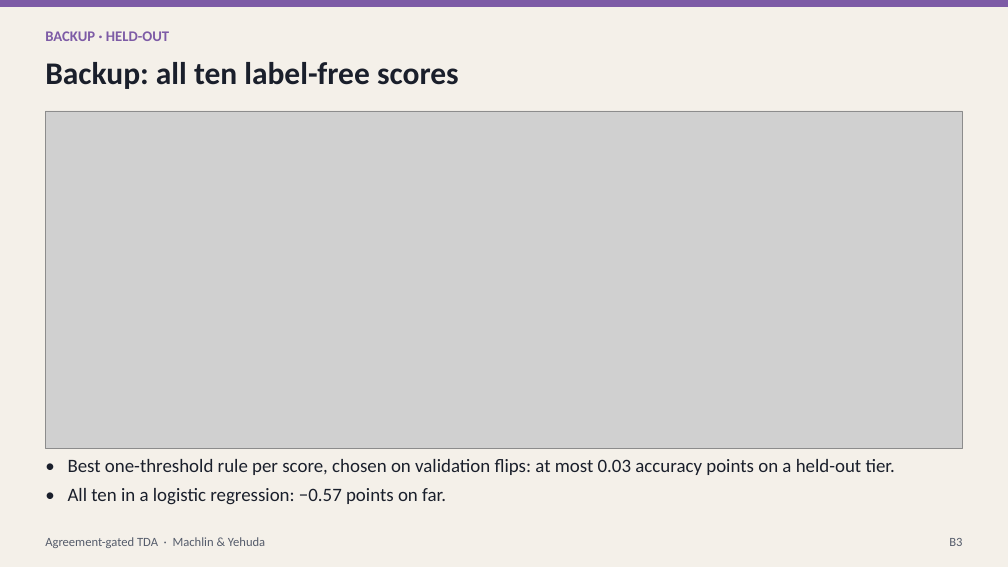
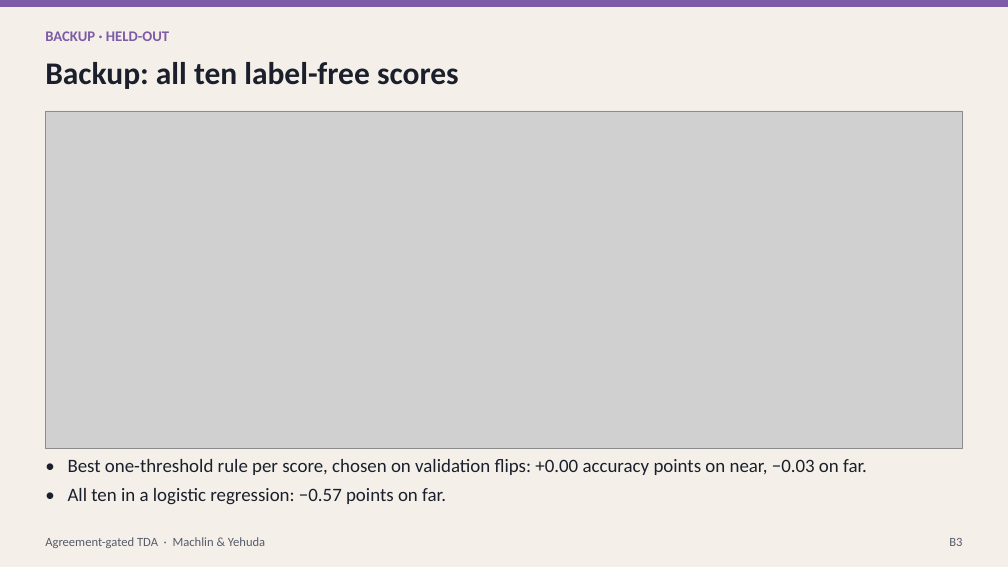
Before and after one commit to macwave12/deep_project_calibration_aware_tta, a slide deck: slide 20 of presentation/calibration_aware_tta.pptx. Drawn at 1008x567 pixels with LibreOffice and Linux fonts; fonts in the diff are those of the drawing; grey boxes stand for pictures. Boxes give left, top, right and bottom in pixels: in the first picture for what was removed or moved away, otherwise in the second. Text is boxed around its words. In the diff, an @@ line names an element or a change of style, - is before the commit and + after.

```diff
--- a/presentation/calibration_aware_tta.pptx
+++ b/presentation/calibration_aware_tta.pptx
@@ text at (68, 459, 867, 475): text changed @@
-• Best one-threshold rule per score, chosen on validation flips: at most 0.03 accuracy points on a held-out tier.
+• Best one-threshold rule per score, chosen on validation flips: +0.00 accuracy points on near, −0.03 on far.
```
Also in this commit, not shown: 13 other slides changed, 21 other files.
